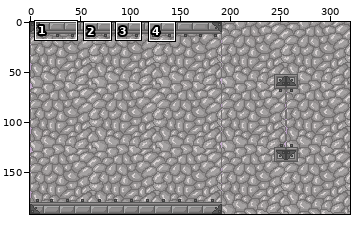
Sprite sheet -- Diplodocus/DiplodocusContent/SpriteSheets/RockCastle.png. The picture above shows the old version from afar; the outline marks the close-up.
Close-up. Earlier state:
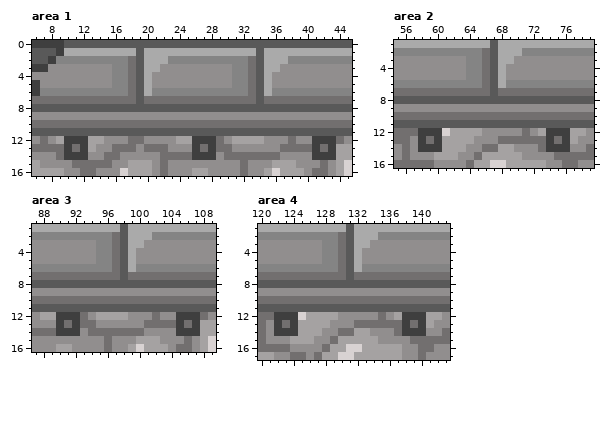
The file is 320x192 pixels. Colours within 5 levels of each other are drawn and written as one. Shown: area 1: x 6..45, y 0..16; area 2: x 55..79, y 1..16; area 3: x 87..109, y 1..16; area 4: x 120..143, y 1..17. The commit also changed other parts of the picture, which this record leaves out.
After:
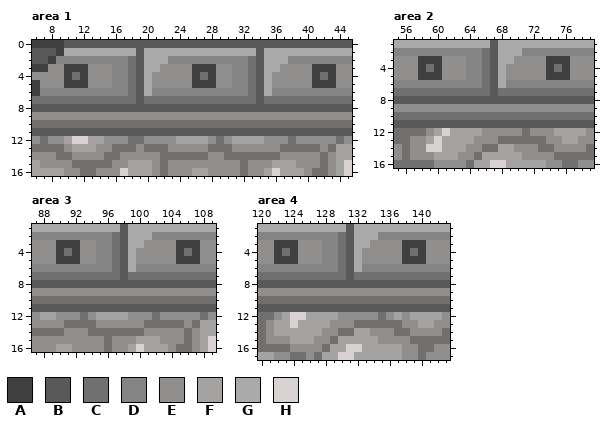
Palette (. is transparent): A #3f3f3f  B #595959  C #726f6f  D #848484  E #918e8e  F #a5a2a2  G #aaaaaa  H #d8d2d2
The exact change:
Area 1:
y 3: x 10..12 EEE -> AAA; x 26..28 EEE -> AAA; x 41..43 EEE -> AAA
y 4: x 10..12 EEE -> ACA; x 26..28 EEE -> ACA; x 41..43 EEE -> ACA
y 5: x 10..12 EEE -> AAA; x 26..28 EEE -> AAA; x 41..43 EEE -> AAA
y 12: x 9..12 FAAA -> EFHH; x 26..28 AAA -> FFE; x 41..43 AAA -> EEE
y 13: x 10..12 ACA -> EFF; x 26..28 ACA -> EEC; x 41..43 ACA -> CEC
y 14: x 10..12 AAA -> CEE; x 26..28 AAA -> CCE; x 41..43 AAA -> ECE
Area 2:
y 3: x 58..60 EEE -> AAA; x 74..76 EEE -> AAA
y 4: x 58..60 EEE -> ACA; x 74..76 EEE -> ACA
y 5: x 58..60 EEE -> AAA; x 74..76 EEE -> AAA
y 12: x 58..60 AAA -> CEF; x 73..76 FAAA -> EEFF
y 13: x 58..60 ACA -> EFH; x 74..76 ACA -> EEF
y 14: x 58..60 AAA -> EHH; x 74..76 AAA -> CEE
Area 3:
y 3: x 90..92 EEE -> AAA; x 105..107 EEE -> AAA
y 4: x 90..92 EEE -> ACA; x 105..107 EEE -> ACA
y 5: x 90..92 EEE -> AAA; x 105..107 EEE -> AAA
y 12: x 90..92 AAA -> EEE; x 105..107 AAA -> EEE
y 13: x 90 A -> E; x 92 A -> C; x 105..107 ACA -> CEC
y 14: x 90..92 AAA -> CEE; x 105..107 AAA -> ECE
Area 4:
y 3: x 122..124 EEE -> AAA; x 138..140 EEE -> AAA
y 4: x 122..124 EEE -> ACA; x 138..140 EEE -> ACA
y 5: x 122..124 EEE -> AAA; x 138..140 EEE -> AAA
y 12: x 122..124 AAA -> EFH; x 138..140 AAA -> EFF
y 13: x 122..124 ACA -> FFH; x 138..140 ACA -> EEF
y 14: x 122..124 AAA -> FFF; x 138..140 AAA -> CEE
